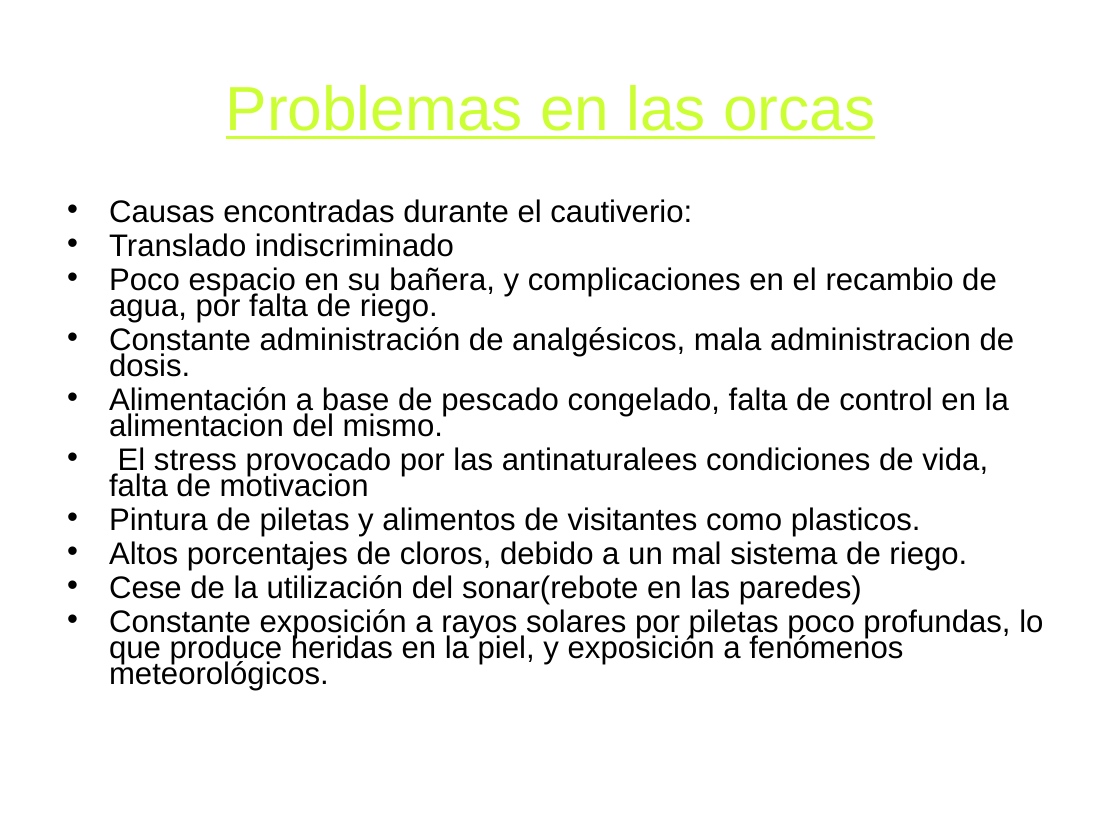
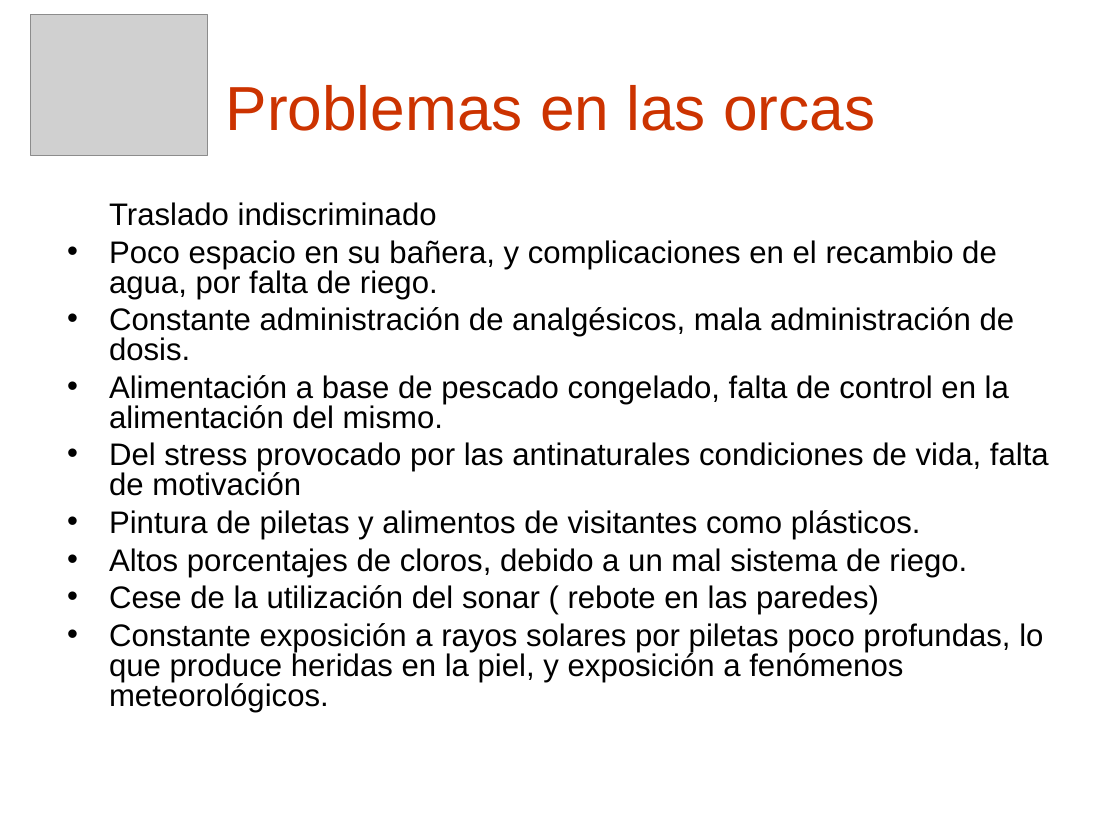
Before and after one commit to nicohen/taller-desarrollo-proyectos-i, a slide deck: slide 4 of Presentaciones/Demo Gerencial.ppt (slide 5 before the commit). Drawn at 1120x840 pixels with LibreOffice and Linux fonts; fonts in the diff are those of the drawing; grey boxes stand for pictures; background and template pictures are left out. Boxes give left, top, right and bottom in pixels: in the first picture for what was removed or moved away, otherwise in the second. Text is boxed around its words. In the diff, an @@ line names an element or a change of style, - is before the commit and + after.

```diff
--- a/Presentaciones/Demo Gerencial.ppt
+++ b/Presentaciones/Demo Gerencial.ppt
@@ picture added at [30, 15, 207, 156] @@
@@ title "Problemas en las orcas" at [226, 85, 875, 131]: text colour #CCFF33 to #CC3300, underline off @@
@@ text at [109, 202, 437, 226]: text changed @@
-• Causas encontradas durante el cautiverio:
-• Translado indiscriminado
+Traslado indiscriminado
@@ text at [109, 240, 1043, 712]: line spacing 0.7 to 0.8 @@
@@ text at [109, 307, 1049, 539]: text changed @@
-• Constante administración de analgésicos, mala administracion de dosis.
-• Alimentación a base de pescado congelado, falta de control en la alimentacion del mismo.
-• El stress provocado por las antinaturalees condiciones de vida, falta de motivacion
-• Pintura de piletas y alimentos de visitantes como plasticos.
+• Constante administración de analgésicos, mala administración de dosis.
+• Alimentación a base de pescado congelado, falta de control en la alimentación del mismo.
+• Del stress provocado por las antinaturales condiciones de vida, falta de motivación
+• Pintura de piletas y alimentos de visitantes como plásticos.
@@ text at [109, 585, 879, 615]: text changed @@
-• Cese de la utilización del sonar(rebote en las paredes)
+• Cese de la utilización del sonar ( rebote en las paredes)
```
Also in this commit, not shown: 9 other slides changed, 6 slides added, 1 slide removed.
